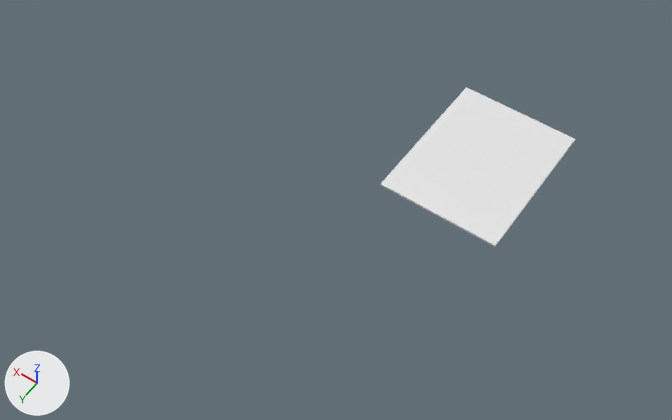
A saved change to the glTF model assets/scene/merged-meshes/0_1_0_MI_Roof01_BC.gltf.
One viewpoint serves both versions: a 50 mm camera at (-29.1, 58.1, 62.3) aimed at (9.5, 4.0, -22.8). The axes (+X, +Y, +Z) are drawn at lower left. The lights are the same throughout. Vertices at the same position are counted once.
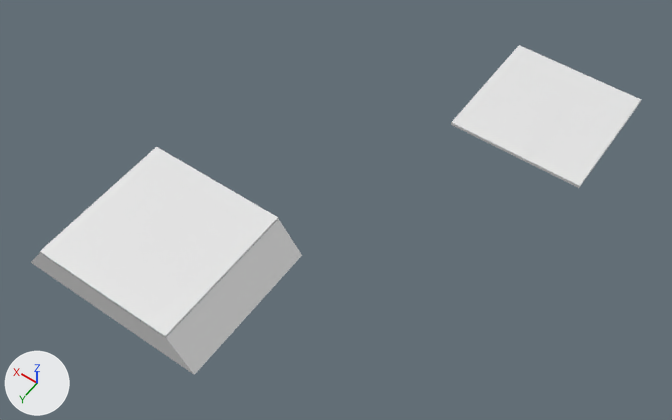
Changed parts and their boxes [x1, y1, x2, y2] in the pictures (672 x 420 px; the box of a moved part takes in the faces that stretch with it):
'Mesh', reshaped (212% wider, 107% taller)
    before: [380, 87, 575, 246]
    after: [31, 45, 641, 375]
part 1 of me_0_1_0_mi_roof01_bc, added
    after: [40, 185, 156, 280]
part 2 of me_0_1_0_mi_roof01_bc, moved or reshaped
    before: [444, 87, 575, 168]
    after: [82, 210, 182, 299]
part 3 of me_0_1_0_mi_roof01_bc, added
    after: [109, 226, 209, 318]
part 4 of me_0_1_0_mi_roof01_bc, added
    after: [137, 243, 237, 337]
part 5 of me_0_1_0_mi_roof01_bc, added
    after: [210, 202, 278, 261]
part 6 of me_0_1_0_mi_roof01_bc, added
    after: [183, 186, 251, 243]
part 7 of me_0_1_0_mi_roof01_bc, added
    after: [157, 171, 223, 226]
part 8 of me_0_1_0_mi_roof01_bc, added
    after: [114, 147, 197, 210]
part 9 of me_0_1_0_mi_roof01_bc, added
    after: [538, 126, 605, 171]
part 10 of me_0_1_0_mi_roof01_bc, added
    after: [465, 91, 552, 142]
part 11 of me_0_1_0_mi_roof01_bc, added
    after: [451, 107, 538, 161]
part 12 of me_0_1_0_mi_roof01_bc, added
    after: [525, 143, 592, 188]
part 13 of me_0_1_0_mi_roof01_bc, deleted
    before: [380, 159, 516, 246]
part 14 of me_0_1_0_mi_roof01_bc, deleted
    before: [403, 135, 535, 218]
part 15 of me_0_1_0_mi_roof01_bc, deleted
    before: [424, 113, 554, 193]
part 16 of me_0_1_0_mi_roof01_bc, added
    after: [31, 219, 302, 375]
part 17 of me_0_1_0_mi_roof01_bc, added
    after: [479, 45, 641, 151]

The change, as a list of edits to the scene's bpy script:
```text
Change me_0_1_0_mi_roof01_bc:
    used by ob_mesh; location = (0.0, 0.0, 0.0)
    remove me_0_1_0_mi_roof01_bc.from_pydata(...)  # 32 vertices, 48 faces; spans x -10.0..4.1, y -14.6..3.4, z -15.0..-14.8
    add me_0_1_0_mi_roof01_bc.from_pydata(...)  # 186 vertices, 248 faces; spans x -13.4..35.6, y -24.6..28.4, z -26.6..-14.8
    me_0_1_0_mi_roof01_bc part 1: a new loose piece, a box spanning x 25.89..32.45, y 16.54..28.32, z -22.09..-21.89
    me_0_1_0_mi_roof01_bc part 2: the loose piece of 8 vertices spanning x -10.0..4.1, y -14.6..-9.6, z -15.0..-14.8 is turned 90 degrees about the z axis through its middle and scaled by 0.833, then moved by (26.8, 34.5, -7.1)
    me_0_1_0_mi_roof01_bc part 3: a new loose piece, a box spanning x 17.89..21.89, y 16.54..28.32, z -22.09..-21.89
    me_0_1_0_mi_roof01_bc part 4: a new loose piece, a box spanning x 13.89..17.89, y 16.54..28.32, z -22.09..-21.89
    me_0_1_0_mi_roof01_bc part 5: a new loose piece, a box spanning x 13.89..17.89, y 9.24..16.54, z -22.09..-21.89
    me_0_1_0_mi_roof01_bc part 6: a new loose piece, a box spanning x 17.89..21.89, y 9.24..16.54, z -22.09..-21.89
    me_0_1_0_mi_roof01_bc part 7: a new loose piece, a box spanning x 21.89..25.89, y 9.24..16.54, z -22.09..-21.89
    me_0_1_0_mi_roof01_bc part 8: a new loose piece, a box spanning x 25.89..32.45, y 9.24..16.54, z -22.09..-21.89
    me_0_1_0_mi_roof01_bc part 9: a new loose piece, a box spanning x -13.39..-6.8, y -14.98..-11.75, z -15.2..-14.82
    me_0_1_0_mi_roof01_bc part 10: a new loose piece, a box spanning x -6.82..2.63, y -14.98..-11.75, z -15.2..-14.82
    me_0_1_0_mi_roof01_bc part 11: a new loose piece, a box spanning x -6.82..2.63, y -11.75..-8.79, z -15.2..-14.82
    me_0_1_0_mi_roof01_bc part 12: a new loose piece, a box spanning x -13.39..-6.8, y -11.75..-8.79, z -15.2..-14.82
    me_0_1_0_mi_roof01_bc part 13: the loose piece of 8 vertices spanning x -10.0..4.1, y -0.9..3.4, z -15.0..-14.8 is deleted
    me_0_1_0_mi_roof01_bc part 14: the loose piece of 8 vertices spanning x -10.0..4.1, y -5.2..-0.9, z -15.0..-14.8 is deleted
    me_0_1_0_mi_roof01_bc part 15: the loose piece of 8 vertices spanning x -10.0..4.1, y -9.6..-5.3, z -15.0..-14.8 is deleted
    me_0_1_0_mi_roof01_bc part 16
    32 vertices are added at x 10.6..35.6, y 9.3..28.4, z -26.6..-22.0
    16 new vertices lie (0.0, 0.0, 4.6) away from vertices in x 16.2..30.1, y 9.3..28.4, z -26.6
    8 new vertices lie (0.0, 5.6, 0.0) away from vertices in x 10.6..35.6, y 9.3..22.8, z -26.6..-22.0
    32 new faces join them
    me_0_1_0_mi_roof01_bc part 17
    16 vertices are added at x -13.4..2.6, y -24.6..-15.0, z -15.2
    18 new vertices lie (0.0, 0.0, 0.4) away from vertices in x -13.4..2.6, y -24.6..-15.0, z -15.2
    72 new faces join them
```
